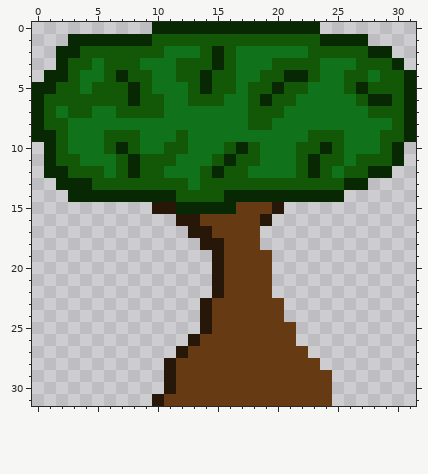
Two versions of one pixel-art sprite, client/res/gfx/tree/alive.png. Above: the version before the commit.
The file is 32x32 pixels.
Now the later version:
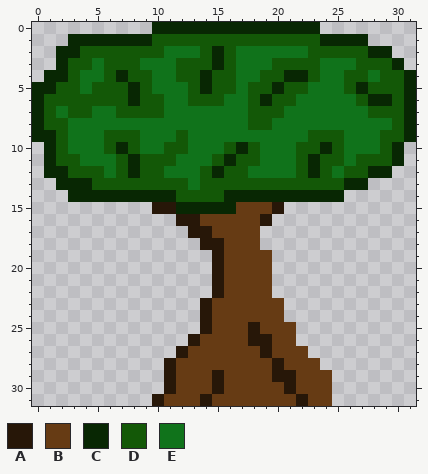
Palette (. is transparent): A #271708  B #663b14  C #082703  D #135807  E #10731b
Change:
y 25: x 18 B -> A
y 26: x 18..19 BB -> AA
y 27: x 19 B -> A
y 28: x 20 B -> A
y 29: x 15 B -> A; x 20..21 BB -> AA
y 30: x 15 B -> A; x 21 B -> A
y 31: x 14 B -> A; x 22 B -> A
